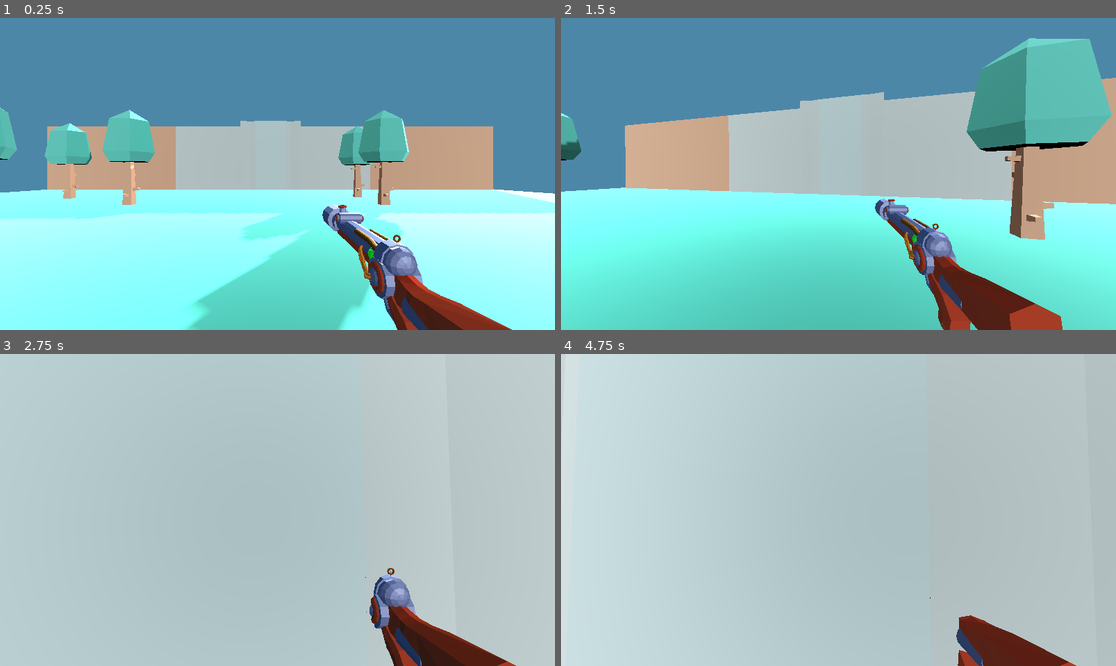
Above: before the commit, frames 1-4 (two rows, left to right).
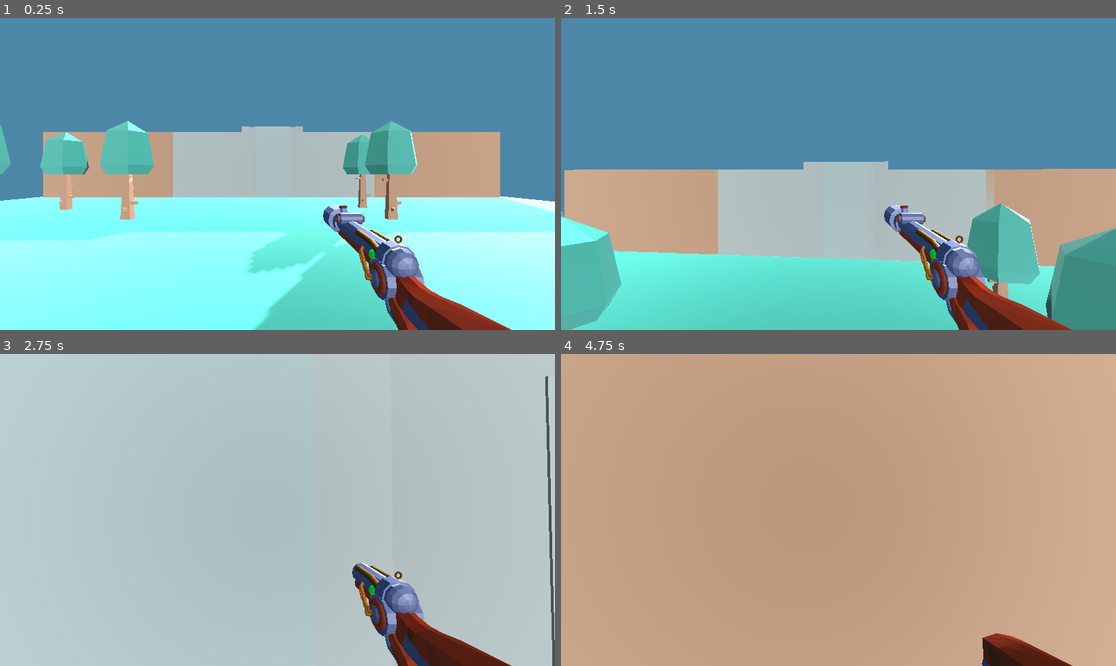
Above: after the commit, the same moments.

Repository: CT-Inc/beaverdev
Game: Godot game, scene res://Scenes/World.tscn
Same seed, same stepped clock (60 frames per second), same inputs: the game is played once before the commit and once after it.
Inputs (mouse positions are in pixels of both pictures, inside the frame that each line leads up to):
- Up to frame 1 (0.25 s): no input
- Up to frame 2 (1.5 s): move the mouse to (866, 174) at 0.52 s; hold Space (jump) 0.53-1.28 s; hold W (move_up) from 0.53 s (still down); tap Shift (sprint) at 0.6 s; move the mouse to (810, 174) at 1.27 s; tap Space (jump) at 1.35 s
- Up to frame 3 (2.75 s): keep holding W (move_up); tap Space (jump) at 1.52, 1.82, 2.3 s; tap Shift (sprint) at 1.55 s; move the mouse to (288, 503) at 2.02 s; press the mouse at (288, 503) at 2.03 s
- Up to frame 4 (4.75 s): keep holding W (move_up); move the mouse to (832, 516) at 2.77 s; release the mouse at (832, 516) at 2.78 s; tap Shift (sprint) at 2.85, 3.6, 4.55 s; tap Space (jump) at 3.02, 3.32, 4.35, 4.52 s; move the mouse to (877, 513) at 3.52 s; hold Space (jump) 3.53-4.28 s; tap Escape (ui_cancel) at 4.15 s; move the mouse to (794, 506) at 4.27 s

The runs differ from the first frame. In frame 1, 17% of the frame differs, in the area x 0-100%, y 28-100%; in frame 2, 51%; in frame 3, 2.6%; in frame 4, 99%, in the area x 0-100%, y 0-100%.

Commit message:
Quake Movement and refactor

Diff:
--- a/Scripts/Player.gd
+++ b/Scripts/Player.gd
@@ -25,55 +25,74 @@
 var bullet = load("res://Scenes/Bullet.tscn")
 var instance
 
+#mouse constants for now
+const MOUSE_ACCEL = 10.0
+const RAY_LENGTH = 500.0
+const FRICTION: float = 4.0
+const ACCEL_AIR: float = 40.0
+const ACCEL: float = 12.0
+const TOP_SPEED_AIR: float = 2.5
+const TOP_SPEED_GROUND: float = 15.0
+const GRAVITY: float = 40.0
+const JUMP_FORCE: float = 14
+const LIN_FRICTION_SPEED: float = 10.0
+const MOUSE_SENS: float = 0.1
+const MOUSE_Y_MAX: float = 60.0
+const MOUSE_Y_MIN: float = -80.0
+var projected_speed: float = 0
+var grounded_prev: bool = true
+var grounded: bool = true
+var wish_dir: Vector3 = Vector3.ZERO
+var _camera_x := 0.0
+var _camera_x_new := 0.0
+var _camera_y := 0.0
+var _latest_mouse_pos := Vector2.ZERO
+var _input_vector := Vector3.ZERO
+var _velocity := Vector3.ZERO
+var _looking_at = null
+
 @onready var head = $Head
-@onready var camera = $Head/Camera3D
+@onready var camera: Camera3D = $Head/Camera3D
 @onready var gun_anim = $Head/Camera3D/Rifle/AnimationPlayer
 @onready var gun_barrel = $Head/Camera3D/Rifle/RayCast3D
 
 func _ready():
 	Input.set_mouse_mode(Input.MOUSE_MODE_CAPTURED)
 
+func _input(event: InputEvent) -> void:
+	if event is InputEventMouseButton:
+		Input.set_mouse_mode(Input.MOUSE_MODE_CAPTURED)
+	elif event.is_action_pressed("ui_cancel"):
+		Input.set_mouse_mode(Input.MOUSE_MODE_VISIBLE)
+
+	if Input.get_mouse_mode() == Input.MOUSE_MODE_CAPTURED:
+		if event is InputEventMouseMotion:
+			_camera_x -= event.relative.x * MOUSE_SENS
+			_camera_y = clampf(_camera_y - event.relative.y * MOUSE_SENS, MOUSE_Y_MIN, MOUSE_Y_MAX)
+		if event is InputEventMouse:
+			_latest_mouse_pos = event.position
+
 func _unhandled_input(event):
 	if event is InputEventMouseMotion:
-		head.rotate_y(-event.relative.x * SENSITIVITY)
-		camera.rotate_x(-event.relative.y * SENSITIVITY)
-		camera.rotation.x = clamp(camera.rotation.x, deg_to_rad(-40), deg_to_rad(60))
-
-
-func _physics_process(delta):
-	if not is_on_floor():
-		velocity.y -= gravity * delta
-	# Handle Jump
-	if Input.is_action_just_pressed("jump") and is_on_floor():
-		velocity.y = JUMP_VELOCITY
-	#Handle Script
-	if Input.is_action_just_pressed("sprint"):
-		speed = SPRINT_SPEED
-	else:
-		speed = WALK_SPEED
-
-	#Get the input direction and handle the movement/deceleration
-	var input_dir = Input.get_vector("move_left", "move_right", "move_up", "move_down")
-	var direction = (head.transform.basis * Vector3(input_dir.x, 0 , input_dir.y)).normalized()
-	if is_on_floor():
-		if direction:
-			velocity.x = lerp(velocity.x, direction.x * speed, delta * 15.0)
-			velocity.z = lerp(velocity.z, direction.z * speed, delta * 15.0)
-		else:
-			velocity.x = lerp(velocity.x, direction.x * speed, delta * 7.0)
-			velocity.z = lerp(velocity.z, direction.z * speed, delta * 7.0)
-	else:
-		velocity.x = lerp(velocity.x, direction.x * speed, delta * 3.0)
-		velocity.z = lerp(velocity.z, direction.z * speed, delta * 3.0)
-
-	#Head bob
-	t_bob += delta * velocity.length() * float(is_on_floor())
-	camera.transform.origin = _headbob(t_bob)
-
-	#FOV
-	var velocity_clamped = clamp(velocity.length(), 0.5, SPRINT_SPEED * 2)
-	var target_fov = BASE_FOV + FOV_CHANGE * velocity_clamped
-	camera.fov = lerp(camera.fov, target_fov, delta * 8.0)
+		pass
+		#head.rotate_y(-event.relative.x * SENSITIVITY)
+		#camera.rotate_x(-event.relative.y * SENSITIVITY)
+		#camera.rotation.x = clamp(camera.rotation.x, deg_to_rad(-40), deg_to_rad(60))
+
+func _process(delta):
+	# angle camera
+	_camera_x_new = lerpf(_camera_x_new, _camera_x, delta * MOUSE_ACCEL)
+	self.rotation_degrees.y = _camera_x_new
+	camera.rotation_degrees.x = lerpf(camera.rotation_degrees.x, _camera_y, delta * MOUSE_ACCEL)
+
+	# get ray where camera is looking
+	var target := Vector3.INF
+	var from := camera.project_ray_origin(_latest_mouse_pos)
+	var to := from + camera.project_ray_normal(_latest_mouse_pos) * RAY_LENGTH
+	var space_state := get_world_3d().direct_space_state
+	var query := PhysicsRayQueryParameters3D.create(from, to)
+	var result := space_state.intersect_ray(query)
+	target = result.position if result else to
 
 	#Shooting
 	if Input.is_action_pressed("shoot"):
@@ -84,8 +103,51 @@
 			instance.transform.basis = gun_barrel.global_transform.basis
 			get_parent().add_child(instance)
 
+func _physics_process(delta):
+	#Handle Script
+	#Leaving this in case we want to add sprint later
+	#if Input.is_action_just_pressed("sprint"):
+	#	speed = SPRINT_SPEED
+	#else:
+	#	speed = WALK_SPEED
+	grounded_prev = grounded
+
+	#Get the input direction and handle the movement/deceleration
+	var input_dir: Vector2 = Input.get_vector("move_left", "move_right", "move_up", "move_down")
+	wish_dir = (transform.basis * Vector3(input_dir.x, 0 , input_dir.y)).normalized()
+	projected_speed = (velocity * Vector3(1,0,1)).dot(wish_dir)
+
+	if not is_on_floor():
+		set_move(false, delta, "air_move")
+	if is_on_floor():
+		if velocity.y > 10:
+			set_move(false, delta, "air_move")
+		else:
+			set_move(true, delta, "ground_move")
+
+	#Head bob
+	#Leaving this to tinker with later, player moves too fast right now
+	#set_bob(delta, velocity)
+
+	#FOV
+	#set_fov(delta, velocity)
+
 	move_and_slide()
 
+
+func set_fov(delta, velocity):
+	var velocity_clamped = clamp(velocity.length(), 0.5, SPRINT_SPEED * 2)
+	var target_fov = BASE_FOV + FOV_CHANGE * velocity_clamped
+	camera.fov = lerp(camera.fov, target_fov, delta * 8.0)
+
+func set_move(grounded_status, delta, air_or_ground):
+	grounded = grounded_status
+	call(air_or_ground, delta)
+
+func set_bob(delta, velocity):
+	pass
+	#t_bob += delta * velocity.length() * float(is_on_floor()) / 100.0
+	#camera.transform.origin = _headbob(t_bob)
 
 func _headbob(time) -> Vector3:
 	var pos = Vector3.ZERO
@@ -96,3 +158,78 @@
 func hit(dir):
 	emit_signal("player_hit")
 	velocity += dir * HIT_STAGGER
+
+func air_move(delta):
+	apply_acceleration(ACCEL_AIR, TOP_SPEED_AIR, delta)
+
+	clip_velocity(get_wall_normal(), 14, delta)
+	clip_velocity(get_floor_normal(), 14, delta)
+
+	velocity.y -= GRAVITY * delta
+
+func ground_move(delta):
+	floor_snap_length = 0.4
+	apply_acceleration(ACCEL, TOP_SPEED_GROUND, delta)
+
+	if Input.is_action_pressed("jump"):
+		print("jump")
+		velocity.y = JUMP_FORCE
+
+	if grounded == grounded_prev:
+		apply_friction(delta)
+
+	if is_on_wall:
+		clip_velocity(get_wall_normal(), 1, delta)
+
+# Functions for quake-like movement
+func clip_velocity(normal: Vector3, overbounce: float, delta) -> void:
+	var correction_amount: float = 0
+	var correction_dir: Vector3 = Vector3.ZERO
+	var move_vector: Vector3 = get_velocity().normalized()
+
+	correction_amount = move_vector.dot(normal) * overbounce
+
+	correction_dir = normal * correction_amount
+	velocity -= correction_dir
+	# this is only here cause I have the gravity too high by default
+	# with a gravity so high, I use this to account for it and allow surfing
+	velocity.y -= correction_dir.y * (GRAVITY/20)
+
+func apply_friction(delta):
+	var speed_scalar: float = 0
+	var friction_curve: float = 0
+	var speed_loss: float = 0
+	var current_speed: float = 0
+
+	# using projected velocity will lead to no friction being applied in certain scenarios
+	# like if wish_dir is perpendicular
+	# if wish_dir is obtuse from movement it would create negative friction and fling players
+	current_speed = velocity.length()
+
+	if(current_speed < 0.1):
+		velocity.x = 0
+		velocity.y = 0
+		return
+
+	friction_curve = clampf(current_speed, LIN_FRICTION_SPEED, INF)
+	speed_loss = friction_curve * FRICTION * delta
+	speed_scalar = clampf(current_speed - speed_loss, 0, INF)
+	speed_scalar /= clampf(current_speed, 1, INF)
+
+	velocity *= speed_scalar
+
+func apply_acceleration(acceleration: float, top_speed: float, delta):
+	var speed_remaining: float = 0
+	var accel_final: float = 0
+
+	speed_remaining = (top_speed * wish_dir.length()) - projected_speed
+
+	if speed_remaining <= 0:
+		return
+
+	accel_final = acceleration * delta * top_speed
+
+	clampf(accel_final, 0, speed_remaining)
+
+	velocity.x += accel_final * wish_dir.x
+	velocity.z += accel_final * wish_dir.z
